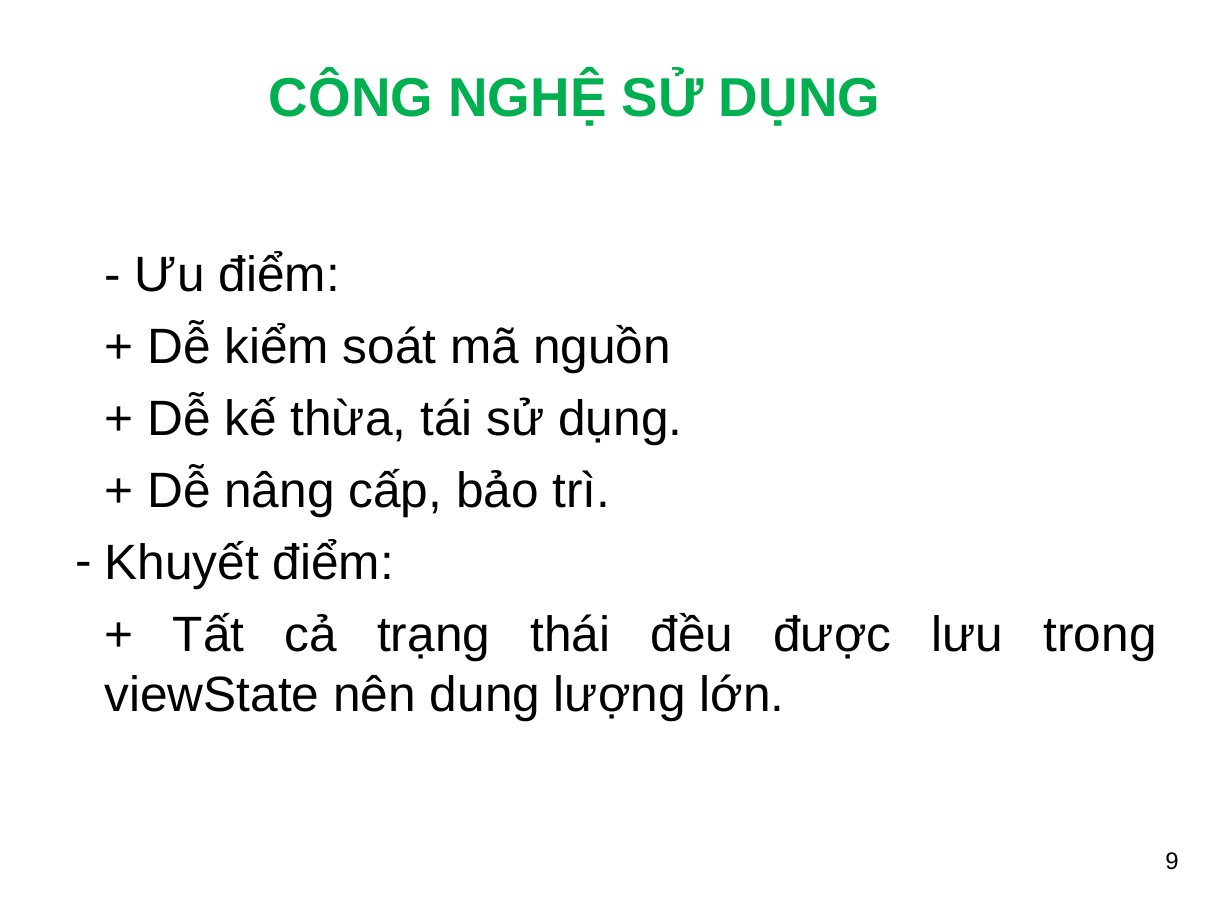
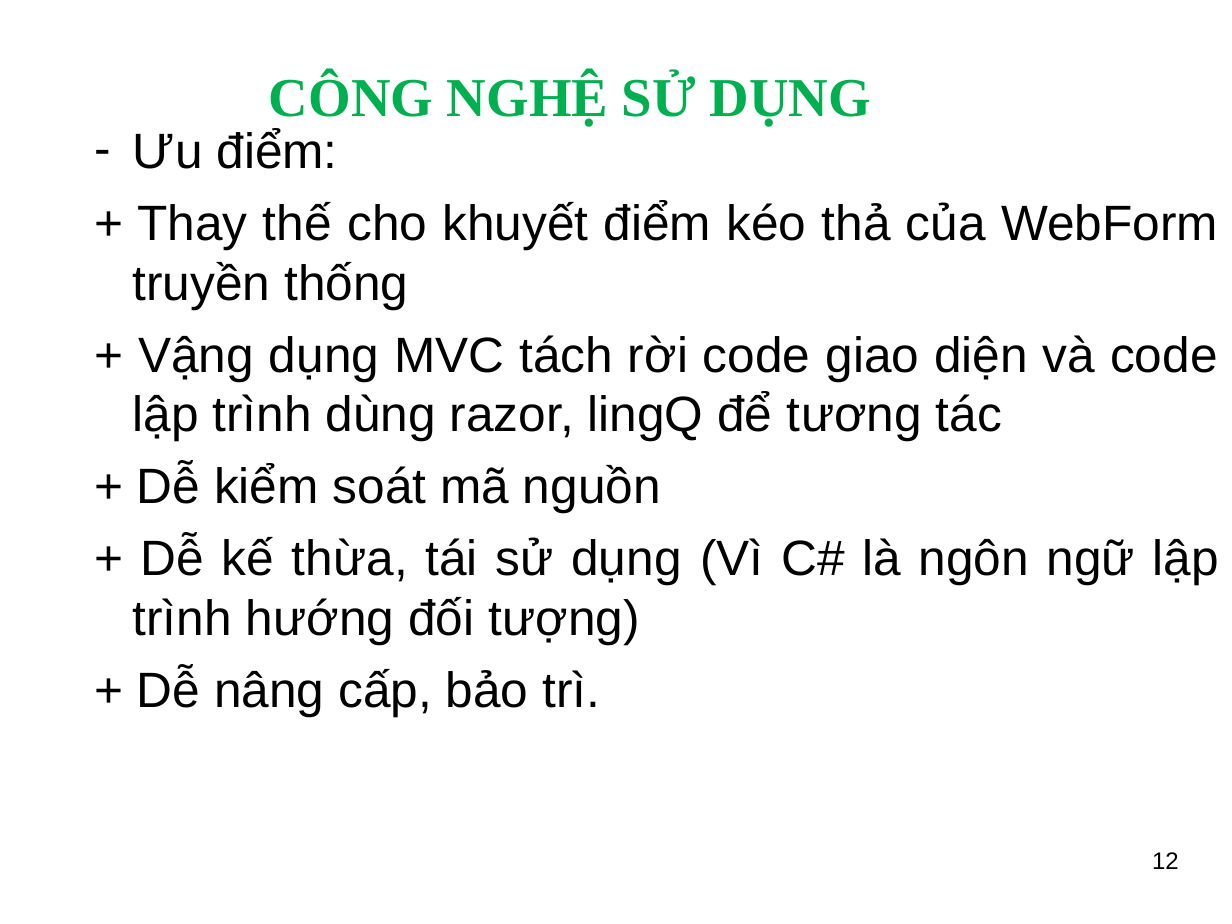
Before and after one commit to dangtuanhuy/MyBagBag, a slide deck: slide 12 of Doc/SlideBC_DT_Huy.ppt (slide 9 before the commit). Drawn at 1232x924 pixels with LibreOffice and Linux fonts; fonts in the diff are those of the drawing; background and template pictures are left out. Boxes give left, top, right and bottom in pixels: in the first picture for what was removed or moved away, otherwise in the second. Text is boxed around its words. In the diff, an @@ line names an element or a change of style, - is before the commit and + after.

```diff
--- a/Doc/SlideBC_DT_Huy.ppt
+++ b/Doc/SlideBC_DT_Huy.ppt
@@ title "CÔNG NGHỆ SỬ DỤNG" at (x1=269, y1=74, x2=871, y2=127): font Arial to Times New Roman @@
@@ text "Ưu điểm:" moved from (x1=104, y1=252, x2=1157, y2=720) to (x1=133, y1=129, x2=1219, y2=716) @@
@@ text at (x1=133, y1=129, x2=1218, y2=441): text changed @@
-  - Ưu điểm:
+  – Ưu điểm:
+  + Thay thế cho khuyết điểm kéo thả của WebForm truyền thống
+  + Vậng dụng MVC tách rời code giao diện và code lập trình dùng razor, lingQ để tương tác
@@ text at (x1=137, y1=464, x2=661, y2=716): indent changed @@
@@ text at (x1=133, y1=536, x2=1219, y2=644): text changed @@
-  + Dễ kế thừa, tái sử dụng.
+  + Dễ kế thừa, tái sử dụng (Vì C# là ngôn ngữ lập trình hướng đối tượng)
@@ text at (x1=104, y1=540, x2=1157, y2=720): paragraphs removed @@
-  – Khuyết điểm:
-  + Tất cả trạng thái đều được lưu trong viewState nên dung lượng lớn.
@@ page number at (x1=1152, y1=852, x2=1179, y2=869): text changed @@
-9
+12
```
Also in this commit, not shown: 24 other slides changed, 4 slides added, 11 other files.
